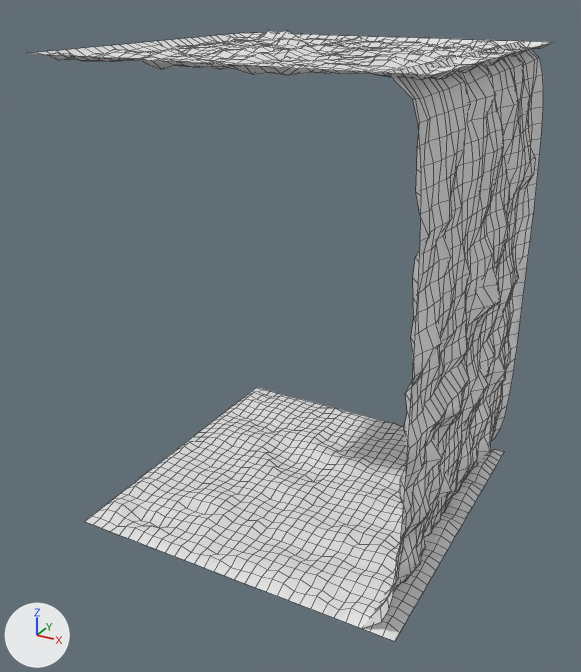
A saved change to the FBX model Labyrinth/SourceArt/ModularBuildingKit/Meshes/SM_LabyrinthTile_4.fbx.
One viewpoint serves both versions: a 50 mm camera at (4.52, -7.36, 4.46) aimed at (1.43, -1.74, 1.65). The lights are fixed; the arrows at lower left show +X, +Y and +Z. Mesh edges are drawn as thin lines. Materials are left out; every surface is plain grey. Where no turn or scale is listed for an object, it has been applied to the vertices.

The first picture shows 'null3'.
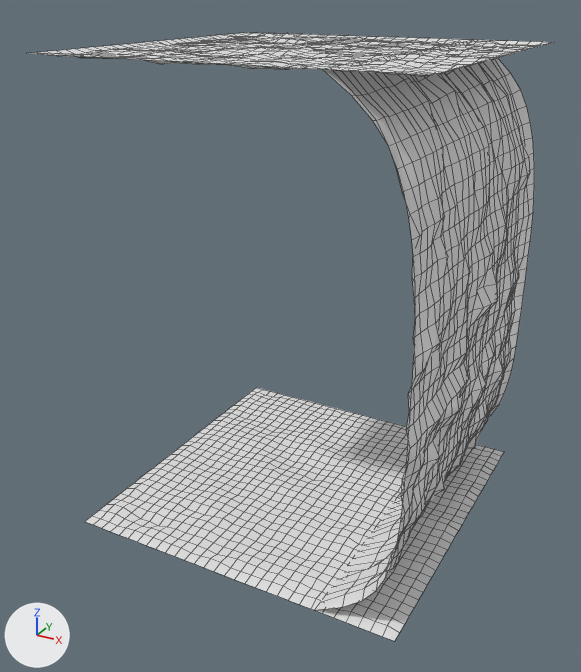
What differs and where, as boxes (x1, y1, x2, y2) in the pictures (581 x 672 px; the box of a moved part takes in the faces that stretch with it):
'null3', reshaped: before (27, 30, 554, 641); after (27, 32, 554, 641)
part 1 of me_null3, moved or reshaped: (85, 388, 504, 641) in both
part 2 of me_null3, moved or reshaped: before (27, 30, 554, 80); after (27, 32, 554, 76)
part 3 of me_null3, moved or reshaped: before (362, 41, 543, 628); after (315, 40, 534, 610)

What the commit changed:
me_null3 is used by ob_null3; location (0.0, 0.0, 0.0).
me_null3 had 2883 vertices, 2700 faces and spanned x 0.0..3.1, y -3.0..0.0, z -0.05..4.05.
me_null3 now has 2883 vertices, 2700 faces and spans x 0.0..3.07, y -3.0..0.0, z -0.02..4.02.
me_null3 part 1: the loose piece of 961 vertices spanning x 0.0..3.0, y -3.0..0.0, z -0.05..0.08 is scaled about the mesh origin by (1, 1, 0.496).
me_null3 part 2: the loose piece of 961 vertices spanning x 0.0..3.0, y -3.0..0.0, z 3.92..4.05 is scaled about its middle by (1, 1, 0.496), then moved by (0.0, 0.0, 0.01).
me_null3 part 3: 770 of 2883 vertices moved; they spanned x 2.73..3.1, y -3.0..0.0, z 0.0..4.0 and now span x 2.33..3.07, y -3.0..0.0, z 0.0..4.0; mean shift (-0.11, 0.0, 0.0); largest move (2.73, 0.0, 0.0) -> (2.33, 0.0, 0.0).
